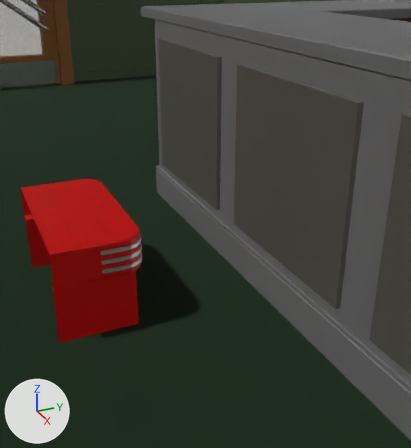
An edit to the Blender file CINEMA/CINEMA.blend, drawn before and after from the same camera.
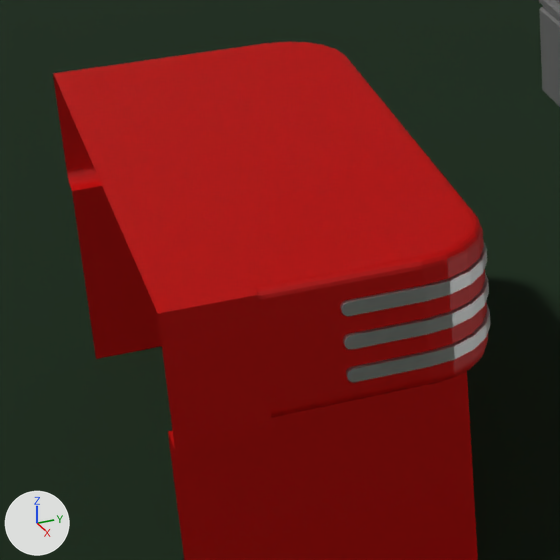
Old and new are each drawn from a 50 mm lens placed at (3.687, -0.383, 2.216), pointed at (0.829, 0.903, 0.788) and again close up on the part from 1% to 39% of the width and 37% to 72% of the height. The axes (+X, +Y, +Z) are drawn at lower left. The lights are the same throughout. The last two pictures show the newer version.

Names of what the first close-up shows: 'DesktopBase', 'Floor', 'PopCornMachine'.
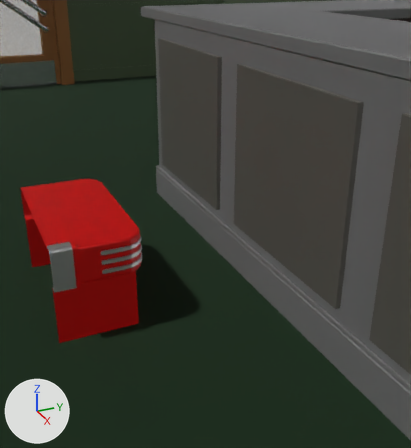
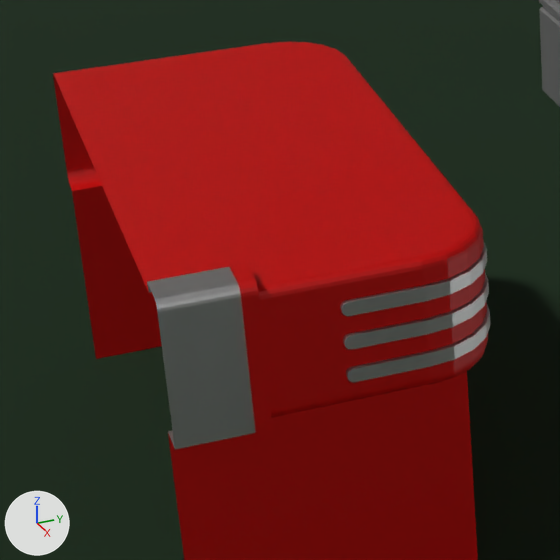
Changed parts and their boxes [x1, y1, x2, y2] in the close-ups (560 x 560 px):
part 1 of me_cube_022, built on: before [149, 275, 272, 433]; after [147, 262, 273, 433]
part 2 of me_cube_022, recoloured (red to light grey): [158, 298, 256, 449] in both

The change, as a diff of the scene's bpy script:
```diff
--- a/CINEMA/CINEMA.blend.py
+++ b/CINEMA/CINEMA.blend.py
@@ me_cube_022 @@
 # used by ob_popcornmachine; location = (0.526, 0.0, 0.0)
-me_cube_022.from_pydata(...)  # 2216 vertices, 1986 faces; spans x -1.127..0.091, y 0.0..0.606, z -0.671..0.671
+me_cube_022.from_pydata(...)  # 2292 vertices, 2056 faces; spans x -1.127..0.094, y 0.0..0.606, z -0.671..0.695
+# me_cube_022 part 1
+# 2 vertices are removed from x 0.057, y 0.0..0.136, z 0.671
+# 22 faces are deleted
+# 73 vertices are added at x 0.008..0.094, y 0.0..0.165, z 0.413..0.695
+# 5 new vertices lie (-0.001, 0.0, 0.006) away from vertices in x 0.091..0.094, y 0.0..0.165, z 0.673..0.674
+# 83 new faces join them, mat_material_014 (red #e70300)
+# 9 new faces join them, mat_material_015 (light grey #d6d6d6)
+# me_cube_022 part 2: 20 faces spanning x 0.025..0.091, y 0.0..0.136, z 0.413..0.671 switch from mat_material_014 (red #e70300) to mat_material_015 (light grey #d6d6d6)
```
